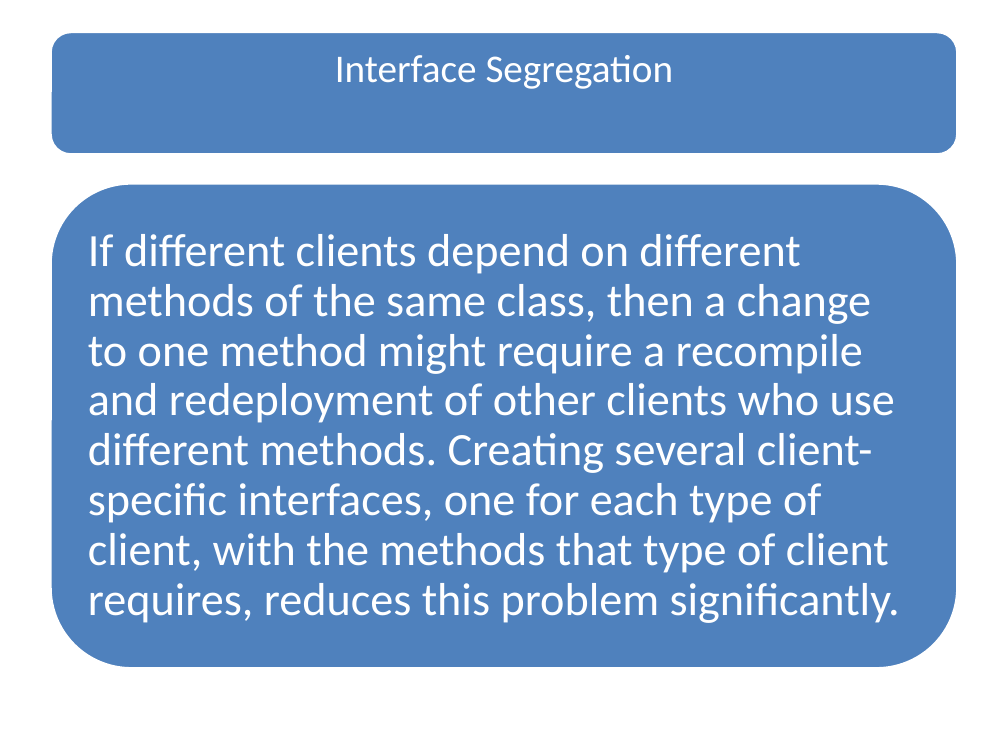
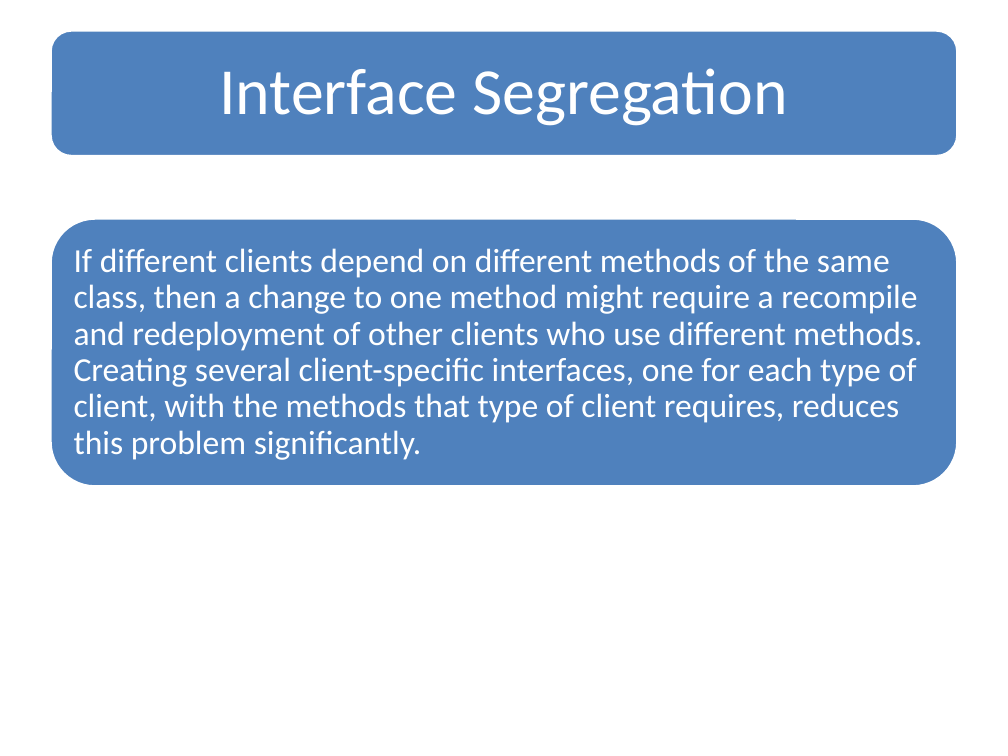
Before and after one commit to soyebparvez/DesignPatternData, a slide deck: slide 19 of Design Principle.pptx (slide 12 before the commit). Drawn at 1008x756 pixels with LibreOffice and Linux fonts; fonts in the diff are those of the drawing. Boxes give left, top, right and bottom in pixels: in the first picture for what was removed or moved away, otherwise in the second. Text is boxed around its words. In the diff, an @@ line names an element or a change of style, - is before the commit and + after.

```diff
--- a/Design Principle.pptx
+++ b/Design Principle.pptx
@@ text "Interface Segregation" at bbox=[219, 68, 787, 126]: size 28 to 47 pt; more space between paragraphs @@
@@ rounded rectangle: place and size @@
-rounded rectangle at bbox=[50, 183, 958, 668]
+rounded rectangle at bbox=[50, 219, 958, 487]
@@ text "If different clients depend on ...": place and size @@
-text "If different clients depend on ..." at bbox=[88, 234, 900, 623]
+text "If different clients depend on ..." at bbox=[74, 248, 922, 460]
@@ text "If different clients depend on ..." at bbox=[74, 248, 922, 460]: size 33 to 24 pt; less space between paragraphs @@
```
Also in this commit, not shown: 11 other slides changed, 7 slides added.
